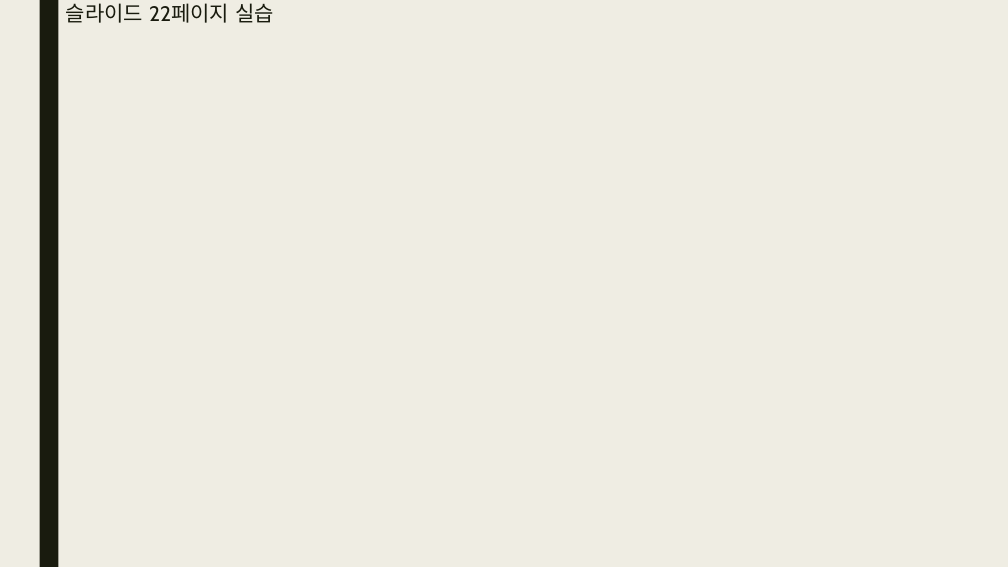
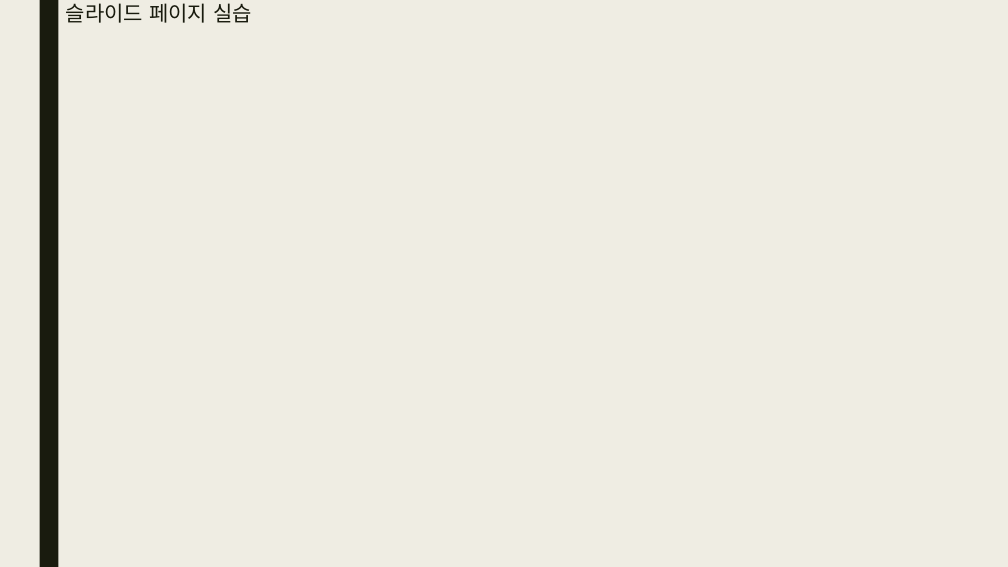
Before and after one commit to bino0130/politec-database, a slide deck: slide 36 of 데이터베이스프로그래밍 과제/20230509 데이터베이스 2강 과제.pptx (slide 7 before the commit). Drawn at 1008x567 pixels with LibreOffice and Linux fonts; fonts in the diff are those of the drawing. Boxes give left, top, right and bottom in pixels: in the first picture for what was removed or moved away, otherwise in the second. Text is boxed around its words. In the diff, an @@ line names an element or a change of style, - is before the commit and + after.

```diff
--- a/데이터베이스프로그래밍 과제/20230509 데이터베이스 2강 과제.pptx
+++ b/데이터베이스프로그래밍 과제/20230509 데이터베이스 2강 과제.pptx
@@ title at [66,3,252,23]: text changed @@
-슬라이드 22페이지 실습
+슬라이드 페이지 실습
```
Also in this commit, not shown: 5 other slides changed, 18 slides added.
